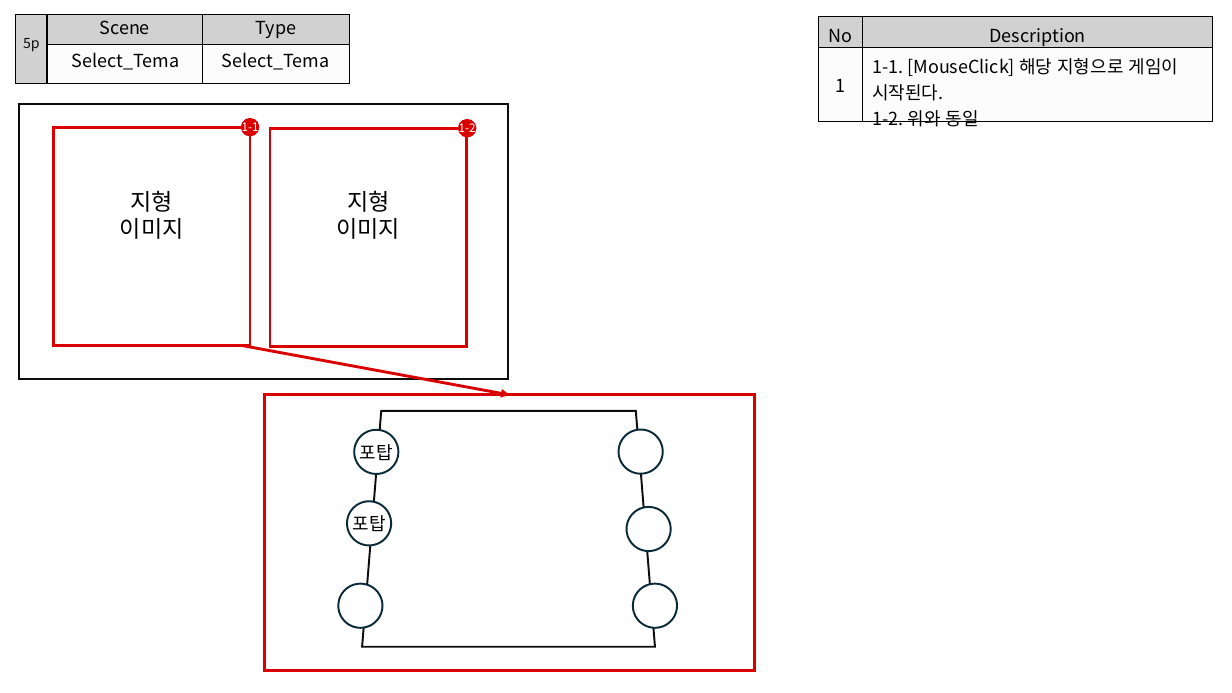
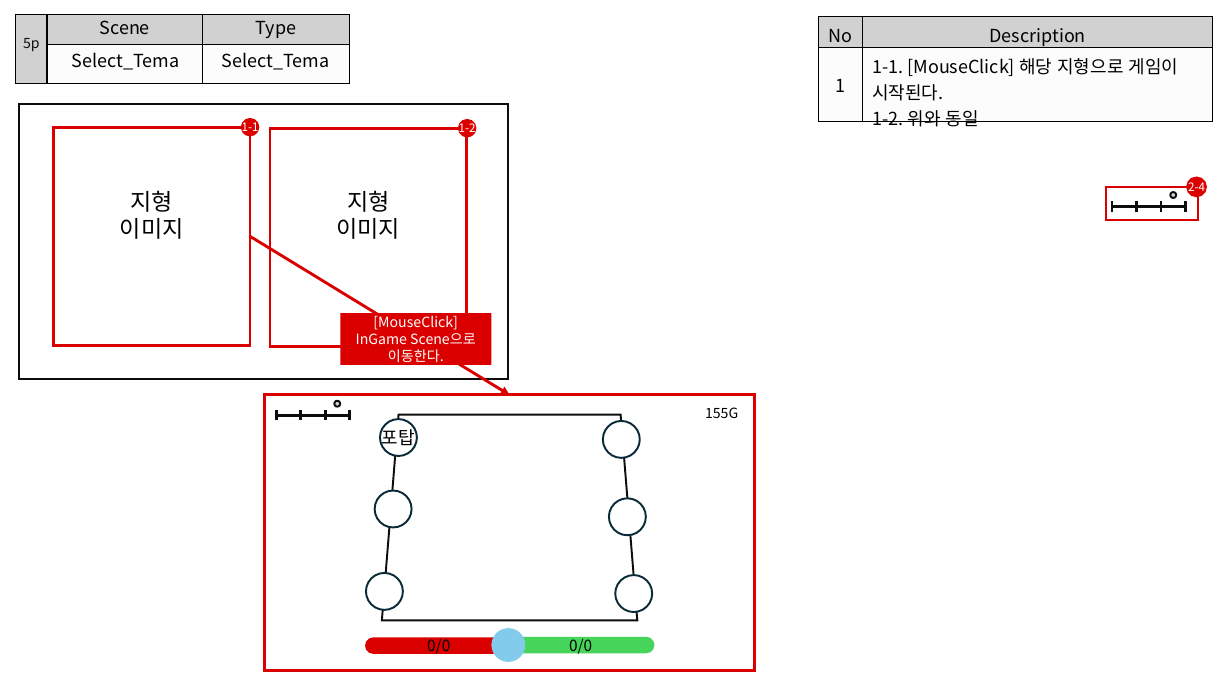
Before and after one commit to lde0707/Roguelike-Defense, a slide deck: slide 5 of UI.pptx. Drawn at 1232x693 pixels with LibreOffice and Linux fonts; fonts in the diff are those of the drawing. Boxes give left, top, right and bottom in pixels: in the first picture for what was removed or moved away, otherwise in the second. Text is boxed around its words. In the diff, an @@ line names an element or a change of style, - is before the commit and + after.

```diff
--- a/UI.pptx
+++ b/UI.pptx
@@ ellipse added at <box>1188,177,1206,196</box>, fill #DA0000, outline #DA0000 1.5 pt, 9 pt, text #FFFFFF @@
+2-4
@@ rectangle added at <box>1106,188,1198,220</box>, outline #DA0000 1.5 pt @@
@@ group added at <box>1112,192,1187,212</box>: 5 lines, 1 ellipse @@
@@ arrow moved from (242, 346) - (510, 395) to (250, 237) - (510, 395) @@
@@ rectangle added at <box>340,313,491,365</box>, fill #DA0000, 11 pt, text #FFFFFF @@
+[MouseClick]
+InGame Scene으로 이동한다.
@@ group added at <box>275,401,350,421</box>: 5 lines, 1 ellipse @@
@@ trapezoid: place and size @@
-trapezoid at <box>362,411,655,647</box>
+trapezoid at <box>382,415,637,621</box>
@@ text added at <box>705,407,738,418</box>, 11 pt, text #000000 @@
+155G
@@ ellipse "포탑": place and size @@
-ellipse "포탑" at <box>354,430,398,474</box>
+ellipse "포탑" at <box>380,420,417,457</box>
@@ ellipse: place and size @@
-ellipse at <box>618,430,663,474</box>
+ellipse at <box>603,421,640,458</box>
@@ ellipse: place and size @@
-ellipse at <box>348,502,392,546</box>
+ellipse at <box>374,491,411,528</box>
@@ ellipse: place and size @@
-ellipse at <box>627,507,671,552</box>
+ellipse at <box>609,498,646,535</box>
@@ text in ellipse at <box>352,515,385,532</box>: text removed @@
-포탑
@@ ellipse: place and size @@
-ellipse at <box>338,584,383,628</box>
+ellipse at <box>366,573,403,610</box>
@@ ellipse: place and size @@
-ellipse at <box>633,584,677,628</box>
+ellipse at <box>616,575,653,612</box>
@@ ellipse added at <box>493,629,525,662</box>, fill #83CBEB, outline #83CBEB 1.5 pt @@
@@ rounded rectangle added at <box>366,639,511,653</box>, fill #DA0000, outline #DA0000 1.5 pt, 12 pt, text #000000 @@
+0/0
@@ rounded rectangle added at <box>508,638,653,653</box>, fill #47D45A, outline #47D45A 1.5 pt, 12 pt, text #000000 @@
+0/0
```
Also in this commit, not shown: 1 other slide changed, 1 other file.
